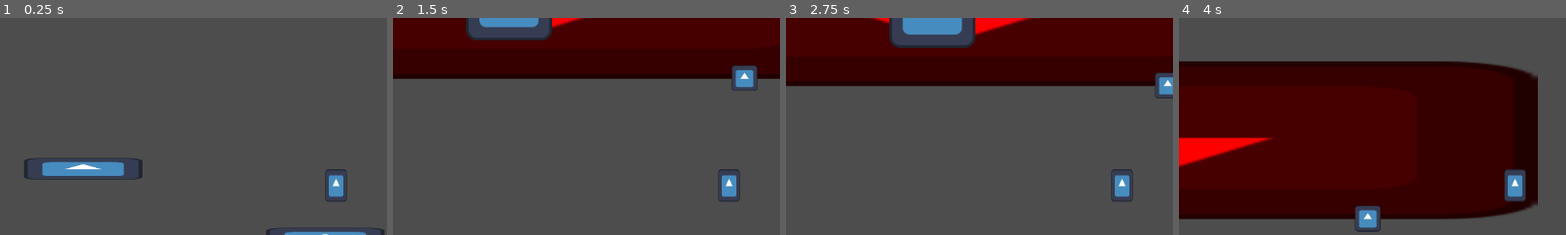
Above: before the commit, frames 1-4 (left to right).
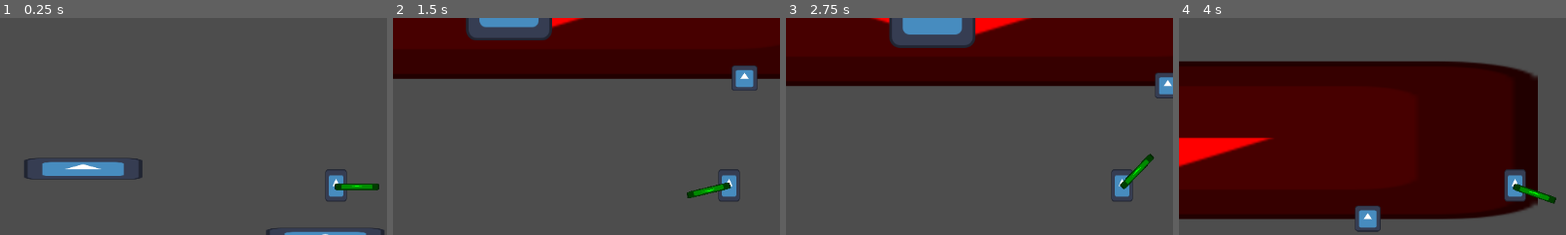
Above: after the commit, the same moments.

Repository: Cyberiada2025-2026/battle-of-pobliz
Game: Godot game, scene res://scenes/debug/battle_arena_graybox.tscn
Same seed, same stepped clock (60 frames per second), same inputs: the game is played once before the commit and once after it. The project has no main scene, so this scene is started directly. The engine's default icon, where the game draws it, is replaced by a stand-in: a white triangle on a blue panel in a dark square.
Inputs (mouse positions are % of the whole screen's width and height, from its top left):
- Up to frame 1 (0.25 s): no input
- Up to frame 2 (1.5 s): move the mouse to (72, 45) at 0.52 s; hold D (move_right) from 0.53 s (still down); click (72, 45) at 0.6 s; tap W (jump) at 0.77 s; move the mouse to (30, 55) at 1.27 s; click (30, 55) at 1.35 s
- Up to frame 3 (2.75 s): tap W (jump) at 1.52 s; move the mouse to (60, 28) at 2.02 s; release D (move_right) at 2.03 s; hold A (move_left) from 2.03 s (still down); click (60, 28) at 2.1 s
- Up to frame 4 (4 s): move the mouse to (45, 70) at 2.77 s; release A (move_left) at 2.78 s; hold D (move_right) from 2.78 s (still down); click (45, 70) at 2.85 s; tap W (jump) at 3.02, 3.77 s; move the mouse to (80, 65) at 3.52 s; click (80, 65) at 3.6 s
The pictures show only the part of the screen within x 7-57%, y 8-58%; the shares and areas given below are measured in that part.

The runs differ from the first frame. In frame 1, 0.4% of the frame differs, in the area x 86-98%, y 76-80%; in frame 2, 0.4%; in frame 3, 0.4%, in the area x 86-96%, y 62-80%; in frame 4, 0.4%.

Commit message:
rotation

Diff:
--- /dev/null
+++ b/characters/bodies/wepons/basic_gun.gd
@@ -0,0 +1,12 @@
+extends Node2D
+
+class_name Gun
+
+func _input(event: InputEvent) -> void:
+	if event is InputEventMouseMotion:
+		var mouse_position = get_global_mouse_position()
+		rotation = Vector2.RIGHT.angle_to((mouse_position - global_position).normalized())
+		pass
+	if Input.is_action_just_pressed("shot"):
+		print("shot")
+		pass
--- /dev/null
+++ b/characters/bodies/wepons/basic_gun.tscn
@@ -0,0 +1,13 @@
+[gd_scene format=3 uid="uid://m5esfrv6ybuk"]
+
+[ext_resource type="Texture2D" uid="uid://c3k005nrcyle2" path="res://icon.svg" id="1_sabrk"]
+[ext_resource type="Script" uid="uid://c34ayt7l83mx7" path="res://characters/bodies/wepons/basic_gun.gd" id="1_seknx"]
+
+[node name="BasicGun" type="Node2D" unique_id=1478855736]
+script = ExtResource("1_seknx")
+
+[node name="Sprite2D" type="Sprite2D" parent="." unique_id=436876841]
+modulate = Color(0, 1, 0, 1)
+position = Vector2(31, 1)
+scale = Vector2(0.515625, 0.07812499)
+texture = ExtResource("1_sabrk")
--- a/project.godot
+++ b/project.godot
@@ -42,6 +42,11 @@
 , Object(InputEventKey,"resource_local_to_scene":false,"resource_name":"","device":-1,"window_id":0,"alt_pressed":false …(182 unchanged characters)…
 ]
 }
+shot={
+"deadzone": 0.2,
+"events": [Object(InputEventMouseButton,"resource_local_to_scene":false,"resource_name":"","device":-1,"window_id":0,"alt_pressed":false,"shift_pressed":false,"ctrl_pressed":false,"meta_pressed":false,"button_mask":1,"position":Vector2(303, 19),"global_position":Vector2(315, 79),"factor":1.0,"button_index":1,"canceled":false,"pressed":true,"double_click":false,"script":null)
+]
+}
 
 [layer_names]
 
--- a/scenes/debug/battle_arena_graybox.tscn
+++ b/scenes/debug/battle_arena_graybox.tscn
@@ -2,6 +2,7 @@
 
 [ext_resource type="PackedScene" uid="uid://067ws6ottosm" path="res://shared/platform/platform.tscn" id="1_0b70h"]
 [ext_resource type="PackedScene" uid="uid://cdai4b5ndwfha" path="res://characters/boss/boss.tscn" id="2_neadt"]
+[ext_resource type="PackedScene" uid="uid://m5esfrv6ybuk" path="res://characters/bodies/wepons/basic_gun.tscn" id="3_lq37g"]
 [ext_resource type="PackedScene" uid="uid://bd04here2r0gh" path="res://characters/bodies/prefabs/jumping_body.tscn" id="3_o0ro2"]
 
 [sub_resource type="RectangleShape2D" id="RectangleShape2D_neadt"]
@@ -40,5 +41,8 @@
 
 [node name="Camera2D" type="Camera2D" parent="JumpingBody" unique_id=836962515]
 
+[node name="BasicGun" parent="JumpingBody" unique_id=1478855736 instance=ExtResource("3_lq37g")]
+position = Vector2(0, -23)
+
 [node name="Boss" parent="." unique_id=113115272 instance=ExtResource("2_neadt")]
 position = Vector2(0, -50)
Not shown, added: characters/bodies/wepons/basic_gun.gd.uid
